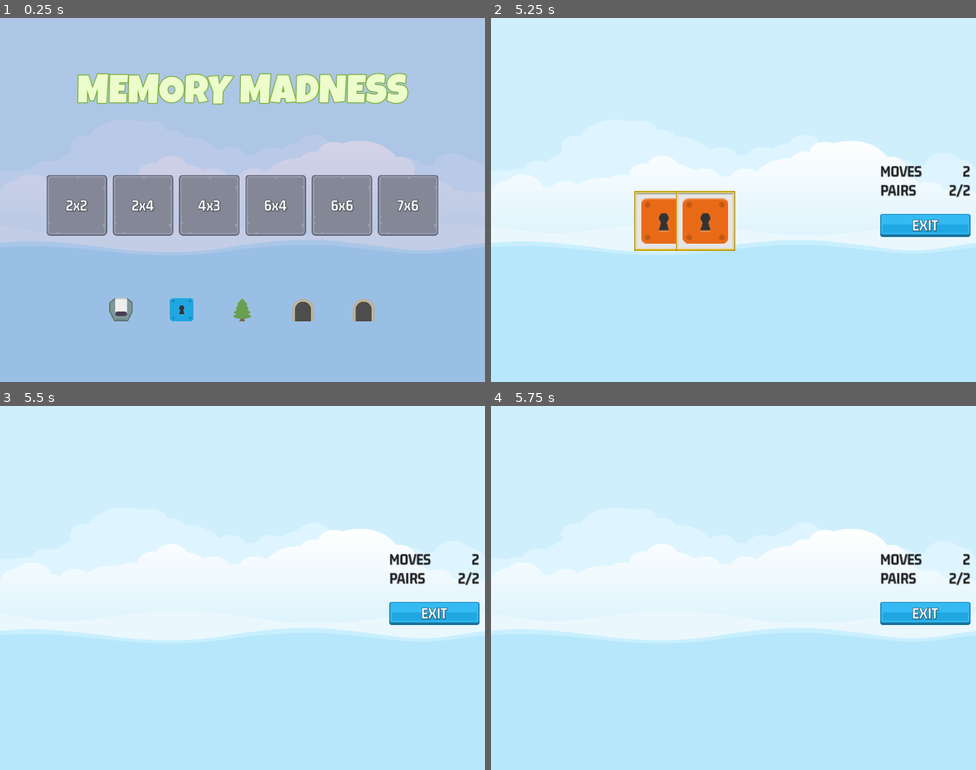
Above: before the commit, frames 1-4 (two rows, left to right).
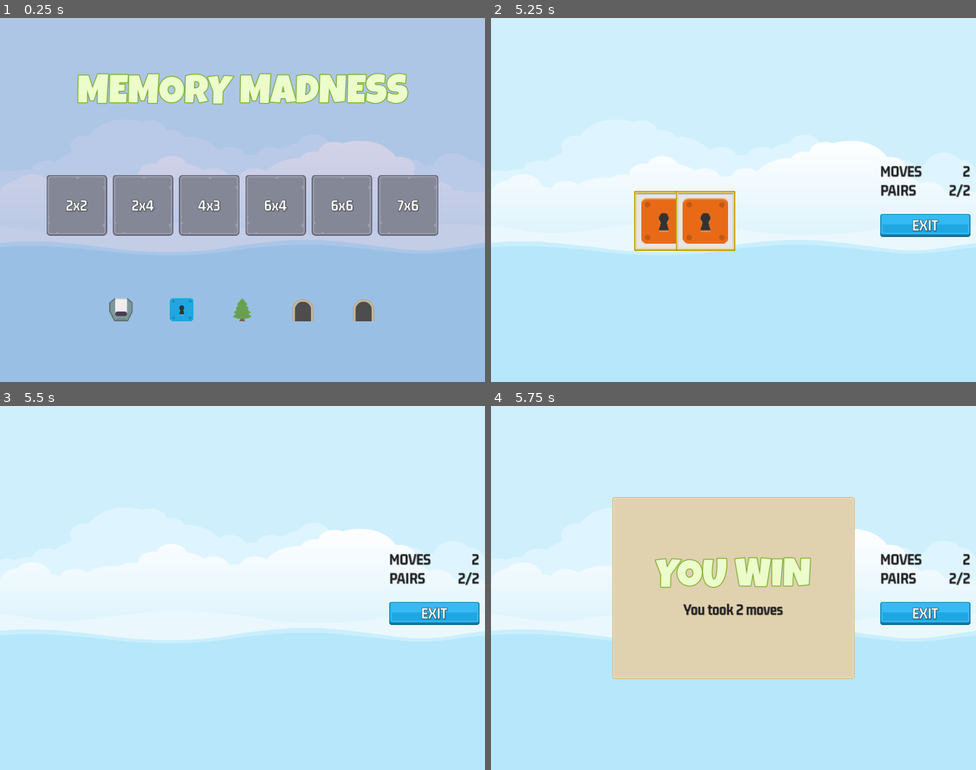
Above: after the commit, the same moments.

Repository: MilkshakeMan63/memory-madness---udemy
Game: Godot game, scene res://Scenes/master.tscn
Two runs of this game, one before a commit and one after it. Both use one fixed random seed, a clock stepped at 60 frames per second and the inputs below.
Inputs (mouse positions are in pixels of both pictures, inside the frame that each line leads up to):
- Up to frame 1 (0.25 s): no input
- Up to frame 2 (5.25 s): click "2x2" at 0.5 s; click (665, 178) at 1.25 s; click (704, 178) at 2.02 s; click (665, 221) at 2.77 s; click (704, 221) at 3.52 s; click (665, 221) at 4.27 s
- Up to frame 3 (5.5 s): no input
- Up to frame 4 (5.75 s): no input

Frames 1-3 are identical in both runs. In frame 4, 25% of the frame differs, in the area x 25-75%, y 25-75%.

Commit message:
game done

Diff:
--- a/Scenes/game.tscn
+++ b/Scenes/game.tscn
@@ -6,6 +6,7 @@
 [ext_resource type="Texture2D" uid="uid://bfhk52owvcgh" path="res://assets/ui/green_button00.png" id="3_foyva"]
 [ext_resource type="LabelSettings" uid="uid://bb630qrhxr0ef" path="res://assets/GM_32_White.tres" id="4_jqxyn"]
 [ext_resource type="PackedScene" uid="uid://xeretput34ii" path="res://Scenes/scorer.tscn" id="6_gk3e1"]
+[ext_resource type="PackedScene" uid="uid://hduhwwq3fhnt" path="res://Scenes/game_over_ui.tscn" id="7_ixxtv"]
 
 [node name="Game" type="Control"]
 layout_mode = 3
@@ -104,4 +105,10 @@
 
 [node name="Scorer" parent="." instance=ExtResource("6_gk3e1")]
 
+[node name="GameOverUI" parent="." instance=ExtResource("7_ixxtv")]
+visible = false
+layout_mode = 1
+
+[node name="Sound" type="AudioStreamPlayer" parent="."]
+
 [connection signal="pressed" from="HBoxContainer/MarginContainer2/VBoxContainer/ExitButton" to="." method="_on_exit_button_pressed"]
--- /dev/null
+++ b/Scenes/game_over_ui.gd
@@ -0,0 +1,19 @@
+extends Control
+
+@onready var moves_label: Label = $NinePatchRect/MarginContainer/VBoxContainer/MovesLabel
+
+
+
+# Called when the node enters the scene tree for the first time.
+func _ready() -> void:
+	SignalManager.on_game_over.connect(on_game_over)
+	SignalManager.on_game_exit_pressed.connect(on_game_exit_pressed)
+
+
+func on_game_over(moves: int):
+	moves_label.text = "You took %d moves" % moves
+	show()
+
+
+func on_game_exit_pressed():
+	hide()
--- /dev/null
+++ b/Scenes/game_over_ui.tscn
@@ -0,0 +1,59 @@
+[gd_scene load_steps=5 format=3 uid="uid://hduhwwq3fhnt"]
+
+[ext_resource type="Script" path="res://Scenes/game_over_ui.gd" id="1_80quo"]
+[ext_resource type="Texture2D" uid="uid://deea8i7w161vk" path="res://assets/ui/UIbg.png" id="1_nqcus"]
+[ext_resource type="LabelSettings" uid="uid://bb475bkqlpx44" path="res://assets/LG_84_Green.tres" id="2_gnljp"]
+[ext_resource type="LabelSettings" uid="uid://efdir2vdny11" path="res://assets/GM_32_Dark.tres" id="3_54fhi"]
+
+[node name="GameOverUI" type="Control"]
+layout_mode = 3
+anchors_preset = 15
+anchor_right = 1.0
+anchor_bottom = 1.0
+grow_horizontal = 2
+grow_vertical = 2
+mouse_filter = 2
+script = ExtResource("1_80quo")
+
+[node name="NinePatchRect" type="NinePatchRect" parent="."]
+layout_mode = 1
+anchors_preset = 8
+anchor_left = 0.5
+anchor_top = 0.5
+anchor_right = 0.5
+anchor_bottom = 0.5
+offset_left = -256.0
+offset_top = -192.0
+offset_right = 256.0
+offset_bottom = 192.0
+grow_horizontal = 2
+grow_vertical = 2
+texture = ExtResource("1_nqcus")
+patch_margin_left = 10
+patch_margin_top = 10
+patch_margin_right = 10
+patch_margin_bottom = 10
+
+[node name="MarginContainer" type="MarginContainer" parent="NinePatchRect"]
+layout_mode = 1
+anchors_preset = 15
+anchor_right = 1.0
+anchor_bottom = 1.0
+grow_horizontal = 2
+grow_vertical = 2
+
+[node name="VBoxContainer" type="VBoxContainer" parent="NinePatchRect/MarginContainer"]
+layout_mode = 2
+size_flags_horizontal = 4
+size_flags_vertical = 4
+
+[node name="Label" type="Label" parent="NinePatchRect/MarginContainer/VBoxContainer"]
+layout_mode = 2
+text = "YOU WIN"
+label_settings = ExtResource("2_gnljp")
+
+[node name="MovesLabel" type="Label" parent="NinePatchRect/MarginContainer/VBoxContainer"]
+layout_mode = 2
+size_flags_horizontal = 4
+text = "Test text"
+label_settings = ExtResource("3_54fhi")
--- a/Scenes/level_button.tscn
+++ b/Scenes/level_button.tscn
@@ -35,4 +35,6 @@
 horizontal_alignment = 1
 vertical_alignment = 1
 
+[node name="Sound" type="AudioStreamPlayer" parent="."]
+
 [connection signal="pressed" from="." to="." method="_on_pressed"]
--- a/Scenes/master.tscn
+++ b/Scenes/master.tscn
@@ -21,3 +21,5 @@
 
 [node name="Game" parent="." instance=ExtResource("4_daecb")]
 visible = false
+
+[node name="Sound" type="AudioStreamPlayer" parent="."]
--- a/Scenes/scorer.tscn
+++ b/Scenes/scorer.tscn
@@ -9,4 +9,6 @@
 wait_time = 1.2
 one_shot = true
 
+[node name="Sound" type="AudioStreamPlayer" parent="."]
+
 [connection signal="timeout" from="RevealTimer" to="." method="_on_reveal_timer_timeout"]
--- /dev/null
+++ b/Scripts/Singletons/sound_manager.gd
@@ -0,0 +1,36 @@
+extends Node
+
+
+const SOUND_MAIN_MENU = "main"
+const SOUND_IN_GAME = "ingame"
+const SOUND_SUCCESS = "success"
+const SOUND_GAME_OVER = "gameover"
+const SOUND_SELECT_TILE = "tile"
+const SOUND_SELECT_BUTTON = "button"
+
+
+const SOUNDS: Dictionary = {
+	SOUND_MAIN_MENU: preload("res://assets/sounds/bgm_action_3.mp3"),
+	SOUND_IN_GAME: preload("res://assets/sounds/bgm_action_4.mp3"),
+	SOUND_SUCCESS: preload("res://assets/sounds/sfx_sounds_fanfare3.wav"),
+	SOUND_GAME_OVER: preload("res://assets/sounds/sfx_sounds_powerup12.wav"),
+	SOUND_SELECT_TILE: preload("res://assets/sounds/sfx_sounds_impact1.wav"),
+	SOUND_SELECT_BUTTON: preload("res://assets/sounds/sfx_sounds_impact7.wav")
+}
+
+
+func play_sound(player: AudioStreamPlayer, key: String) -> void:
+	if SOUNDS.has(key) == false:
+		return
+
+	player.stop()
+	player.stream = SOUNDS[key]
+	player.play()
+
+
+func play_button_click(player: AudioStreamPlayer) -> void:
+	play_sound(player, SOUND_SELECT_BUTTON)
+
+
+func play_tile_click(player: AudioStreamPlayer) -> void:
+	play_sound(player, SOUND_SELECT_TILE)
--- a/Scripts/game.gd
+++ b/Scripts/game.gd
@@ -6,6 +6,7 @@
 @onready var scorer: Scorer = $Scorer
 @onready var label_moves: Label = $HBoxContainer/MarginContainer2/VBoxContainer/HBoxContainerMoves/LabelMoves
 @onready var label_pairs: Label = $HBoxContainer/MarginContainer2/VBoxContainer/HBoxContainerPairs/LabelPairs
+@onready var sound: AudioStreamPlayer = $Sound
 
 
 # Called when the node enters the scene tree for the first time.
@@ -39,5 +40,5 @@
 func _on_exit_button_pressed() -> void:
 	for tiles in tiles_container.get_children(): # loop through and get all the children in tiles container
 		tiles.queue_free() # delete all the children from the tiles container
-
+	SoundManager.play_button_click(sound)
 	SignalManager.on_game_exit_pressed.emit()
--- a/Scripts/level_button.gd
+++ b/Scripts/level_button.gd
@@ -1,7 +1,10 @@
 extends TextureButton
 
+@onready var sound: AudioStreamPlayer = $Sound
 @onready var label: Label = $Label
 @export var level_number = 1
+
+
 # Called when the node enters the scene tree for the first time.
 func _ready() -> void:
 	get_level()
@@ -13,4 +16,5 @@
 
 
 func _on_pressed() -> void:
+	SoundManager.play_button_click(sound)
 	SignalManager.on_level_selected.emit(level_number)
--- a/Scripts/master.gd
+++ b/Scripts/master.gd
@@ -3,13 +3,14 @@
 
 @onready var main: Control = $Main
 @onready var game: Control = $Game
+@onready var sound: AudioStreamPlayer = $Sound
 
 
 # Called when the node enters the scene tree for the first time.
 func _ready() -> void:
 	SignalManager.on_game_exit_pressed.connect(on_game_exit_pressed)
 	SignalManager.on_level_selected.connect(on_level_selected)
-	show_game(false)
+	on_game_exit_pressed()
 
 
 func show_game(s: bool):
@@ -19,7 +20,8 @@
 
 func on_game_exit_pressed():
 	show_game(false)
-
+	SoundManager.play_sound(sound, SoundManager.SOUND_MAIN_MENU)
 
 func on_level_selected(level_num: int):
 	show_game(true)
+	SoundManager.play_sound(sound, SoundManager.SOUND_IN_GAME)
--- a/Scripts/scorer.gd
+++ b/Scripts/scorer.gd
@@ -4,6 +4,7 @@
 
 
 @onready var reveal_timer: Timer = $RevealTimer
+@onready var sound: AudioStreamPlayer = $Sound
 
 
 var _selections: Array[MemoryTile] = []
@@ -37,7 +38,8 @@
 	for tiles in _selections: # looping _selections in var tile
 		tiles.kill_on_success() # running the kill_on_sucess function from the memory script which is what _selections is a var of.
 	_pairs_made += 1
-
+	SoundManager.play_sound(sound, SoundManager.SOUND_SUCCESS)
+	pass
 
 func selections_are_pair() -> bool:
 	return _selections[0].matches_other_tile(_selections[1])
@@ -54,10 +56,16 @@
 		kill_tiles()
 
 
+func check_game_over():
+	if _target_pairs == _pairs_made:
+		SignalManager.on_game_over.emit(_moves_made)
+
+
 func on_tile_selected(tile: MemoryTile):
 	tile.reveal(true) # show tile that is selected
 	_selections.append(tile) # add the shown tile to the _selections array
 	check_pair_made() # check if two selections have been made, if so continue running the check_pair_made fucntion above.
+	SoundManager.play_tile_click(sound)
 
 
 func on_game_exit_pressed():
@@ -69,4 +77,5 @@
 		for s in _selections: # loop through both selected tiles
 			s.reveal(false) # if the selected tiles are not pairs hide the tiles after the timer runs out.
 	_selections.clear() # clear _selections array
+	check_game_over()
 	SignalManager.on_selection_enabled.emit() # emit to allow for inputs to happen again.
--- a/project.godot
+++ b/project.godot
@@ -20,6 +20,7 @@
 ImageManager="*res://Scripts/Singletons/image_manager.gd"
 GameManager="*res://Scripts/Singletons/game_manager.gd"
 SignalManager="*res://Scripts/Singletons/signal_manager.gd"
+SoundManager="*res://Scripts/Singletons/sound_manager.gd"
 
 [display]
 
Not shown: 1 places in Scenes/game.tscn that only renumber resources
Not shown, changed: assets/sounds/bgm_action_3.mp3.import
Not shown, changed: assets/sounds/bgm_action_4.mp3.import
